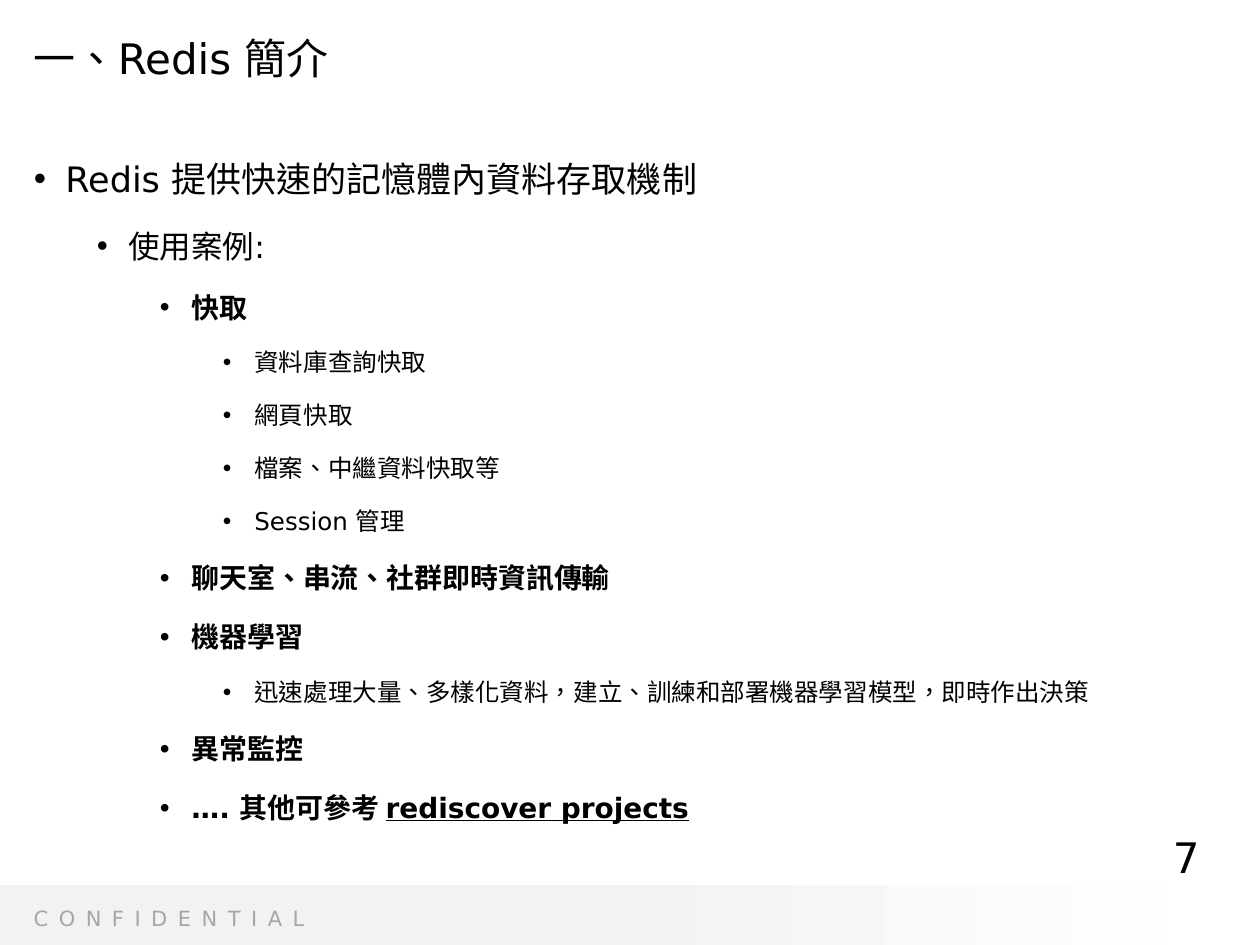
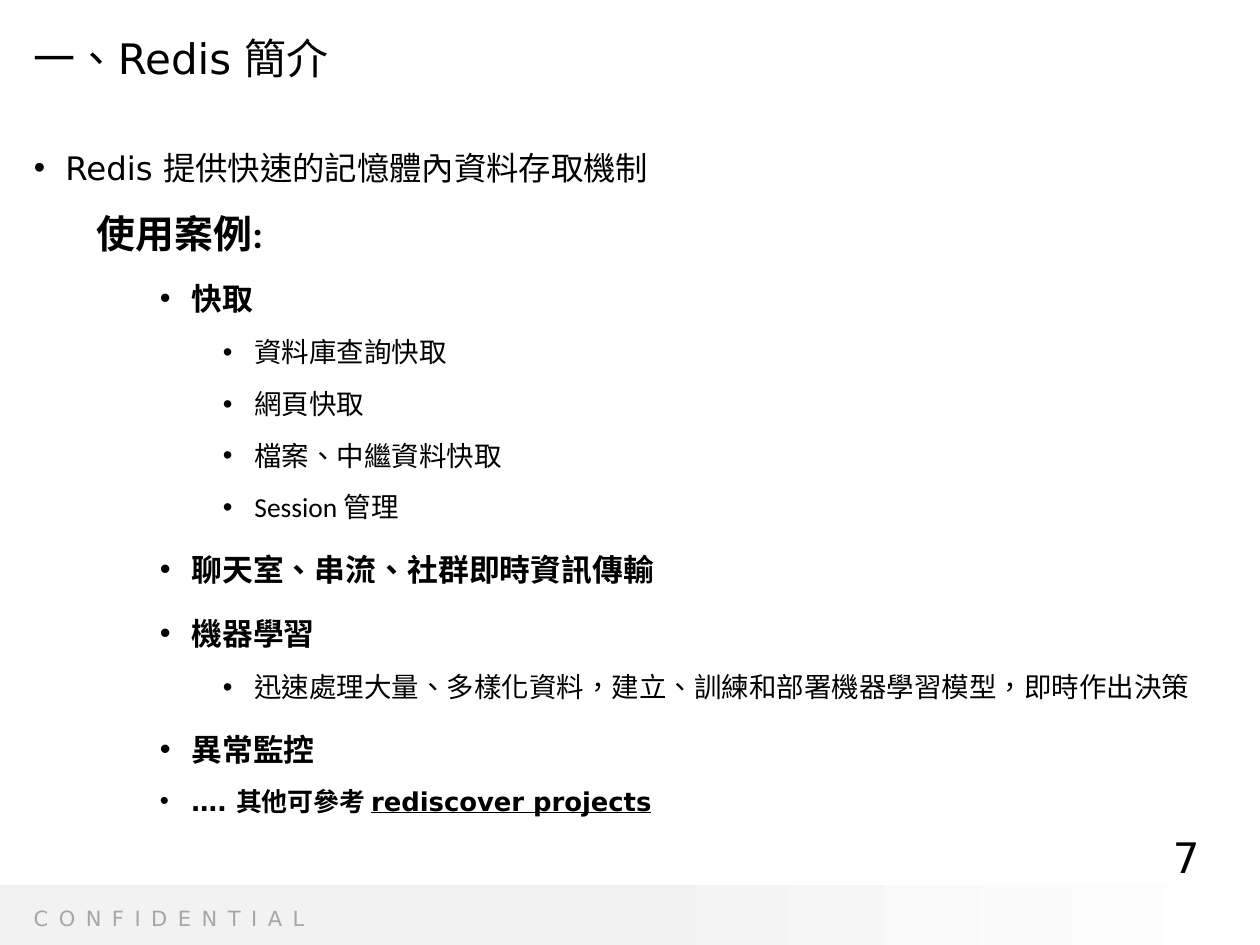
Before and after one commit to Radigogogo/redis, a slide deck: slide 7 of D69 Tech Sharing - Redis_v.2.pptx. Drawn at 1260x945 pixels with LibreOffice and Linux fonts; fonts in the diff are those of the drawing; background and template pictures are left out. Boxes give left, top, right and bottom in pixels: in the first picture for what was removed or moved away, otherwise in the second. Text is boxed around its words. In the diff, an @@ line names an element or a change of style, - is before the commit and + after.

```diff
--- a/D69 Tech Sharing - Redis_v.2.pptx
+++ b/D69 Tech Sharing - Redis_v.2.pptx
@@ text at (65, 152, 1189, 816): size 20 to 18.5 pt in "Redis 提供快速的記憶體內資料存取機制"; size 18 to 22.2 pt, bold on in "使用案例:"; font DejaVu Sans to Calibri in "使用案例:", "快取", "資料庫查詢快取", "網頁快取" and 5 more places; size 16 to 17.6 pt in "快取", "聊天室、串流、社群即時資訊傳輸", "機器學習", "異常監控"; size 14 to 15.7 pt in "資料庫查詢快取", "網頁快取", "Session 管理", "迅速處理大量、多樣化資料，建立、訓練和部署機器學習模型，即時作出決策"; size 16 to 14.8 pt in "…. 其他可參考 rediscover projects"; line spacing 1.5 to 1.3; bullet • to none; line spacing 1.5 to 1.4 @@
@@ text at (254, 443, 501, 469): text changed; size 14 to 15.7 pt; font DejaVu Sans to Calibri @@
-      • 檔案、中繼資料快取等
+      • 檔案、中繼資料快取
```
Also in this commit, not shown: 7 other slides changed, 3 slides added, 1 slide removed.
